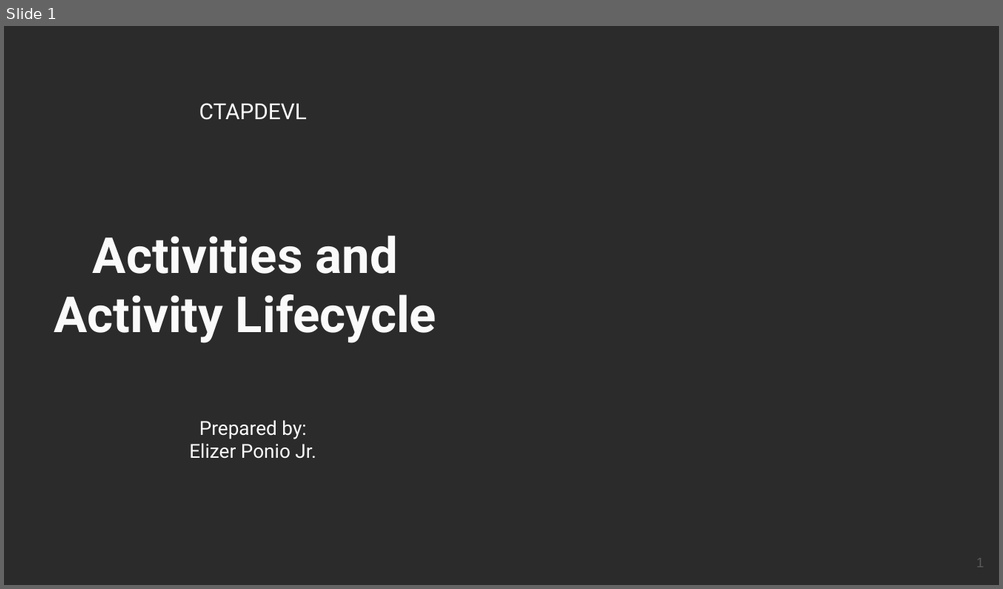
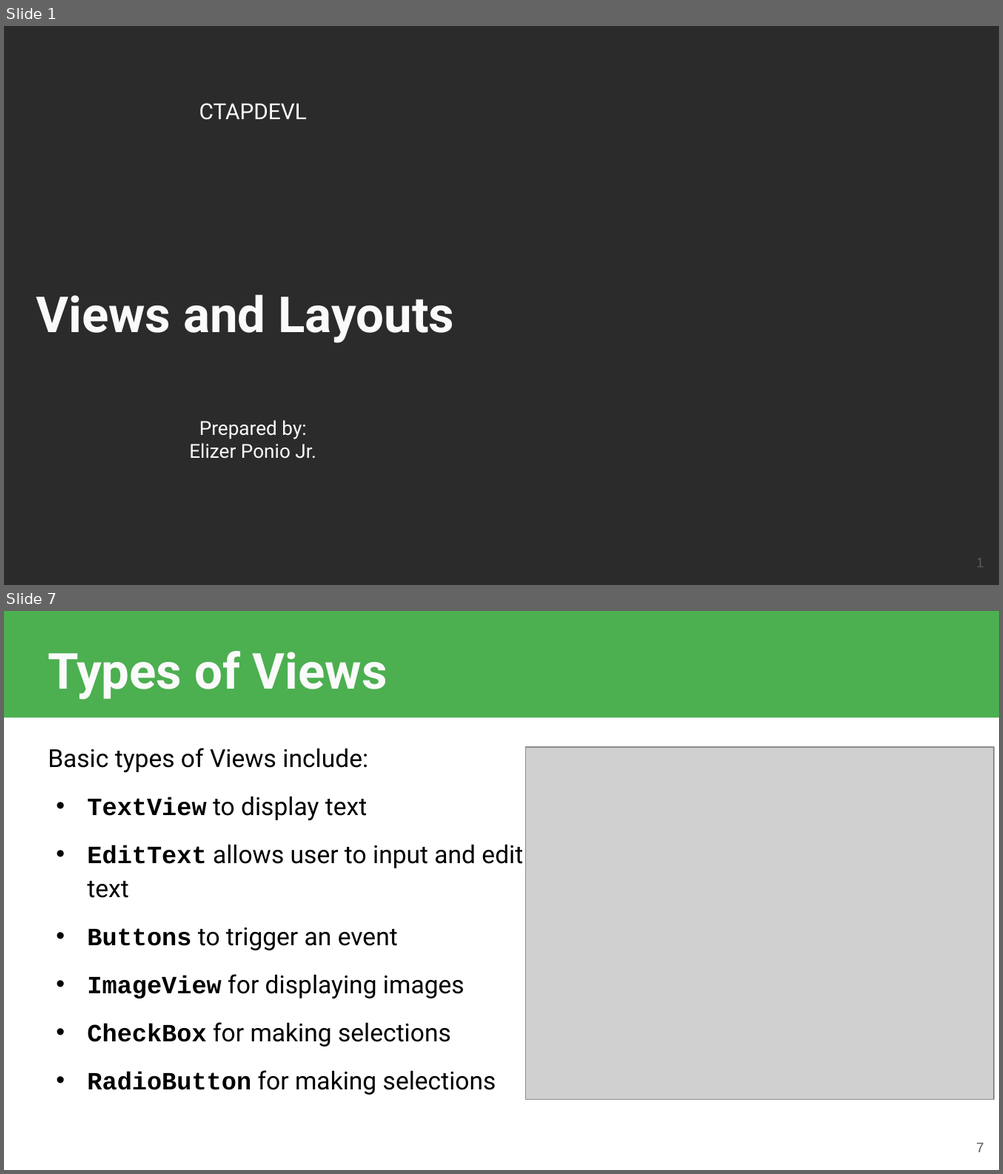
Before and after one commit to robitussin/CTAPDEVL, a slide deck: 3 - User Interface/Layout.pptx. Shown one above the other, each under a label of ours: slide 1 before the commit, slides 1 and 7 after it; the slides between them are not shown. The pictures are 1003x589 and 1003x1174 pixels, drawn with LibreOffice and Linux fonts; fonts in the diff are those of the drawing; grey boxes stand for pictures; background and template pictures are left out; a plain dark background stands for a picture behind light text. Boxes give left, top, right and bottom in pixels: in the first picture for what was removed or moved away, otherwise in the second. Text is boxed around its words. In the diff, an @@ line names an element or a change of style, - is before the commit and + after.

Commit message:
Updated views and layouts

```diff
--- a/3 - User Interface/Layout.pptx
+++ b/3 - User Interface/Layout.pptx
@@ slide 7 added at (4,611,999,1170), background #FFFFFF @@
@@ rectangle added at (4,611,999,718), fill #4CAF50 @@
@@ title added at (48,651,387,700), 36 pt, text #FAFAFA, bold @@
+Types of Views
@@ text added at (48,748,523,1095), 18 pt, text #000000 @@
+Basic types of Views include:
+• TextView to display text
+• EditText allows user to input and edit text
+• Buttons to trigger an event
+• ImageView for displaying images
+• CheckBox for making selections
+• RadioButton for making selections
@@ picture added at (525,747,993,1099) @@
@@ page number added at (976,1143,983,1153), 10 pt, text #595959 @@
+7
@@ slide 1 changed as well @@
@@ title at (36,295,454,343): text changed @@
-Activities and Activity Lifecycle
+Views and Layouts
```
Also in this commit, not shown: 2 other slides changed, 27 other slides added, 37 slides removed.
